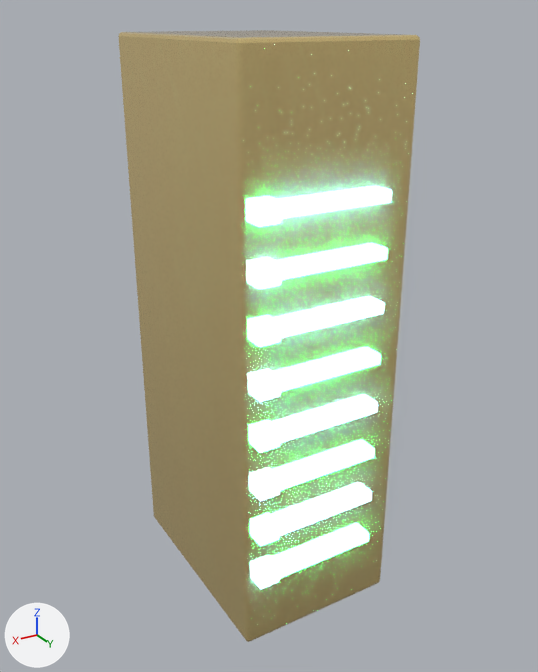
The glTF model unity/Assets/Art/BlenderBaked/prop-server-rack/mesh_prop-server-rack.glb as it was, and as the next commit left it.
One viewpoint serves both versions: a camera (50 mm lens) standing at (1.22, 2.1, 1.97) and looking at (-0.02, 0.04, 0.94). Arrows for +X, +Y and +Z are at lower left; the lights stay in place. The picture after the commit comes second. Vertices at exactly the same position are counted once.

In view in the first picture: 'mesh_prop-server-rack'.
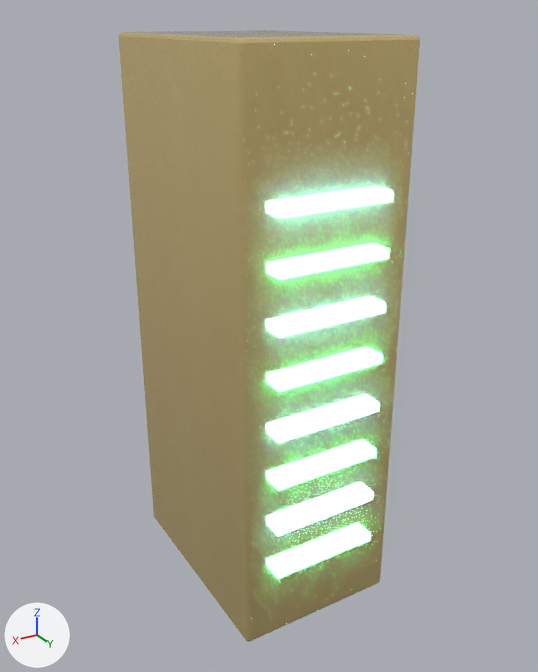
The newer file is also turned or shifted as a whole; pictures and numbers use the older file's frame.

Location of each change, [x1, y1, x2, y2] in pixels of the pictures (538 x 672 px):
part 1 of me_cube, deleted: before [252, 198, 282, 589]

The change, as a list of edits to the scene's bpy script:
```text
Add mat_m_prop_rack_frame_trim:
    mat_m_prop_rack_frame_trim = principled_material('M_prop_rack_frame_trim')
    mat_m_prop_rack_frame_trim.base_color = (0.7, 0.73, 0.78)  # white #dadee5
    mat_m_prop_rack_frame_trim.metallic = 0.78
    mat_m_prop_rack_frame_trim.roughness = 0.34
Change me_cube:
    used by ob_mesh_prop_server_rack; location = (0.0, 0.0, 0.0)
    remove me_cube.from_pydata(...)  # 1432 vertices, 2652 faces; spans x -0.29..0.29, y -0.41..0.45, z 0.0..1.92
    add me_cube.from_pydata(...)  # 1872 vertices, 3528 faces; spans x -0.29..0.29, y -0.41..0.45, z 0.0..1.92
    me_cube part 1: 8 loose pieces with 64 vertices, spanning x 0.19..0.26, y 0.4..0.44, z 0.25..1.52, are deleted
    other edits to the shape of me_cube do not show in these pictures
    add me_cube.materials.append(mat_m_prop_rack_frame_trim)  # white #dadee5
```
